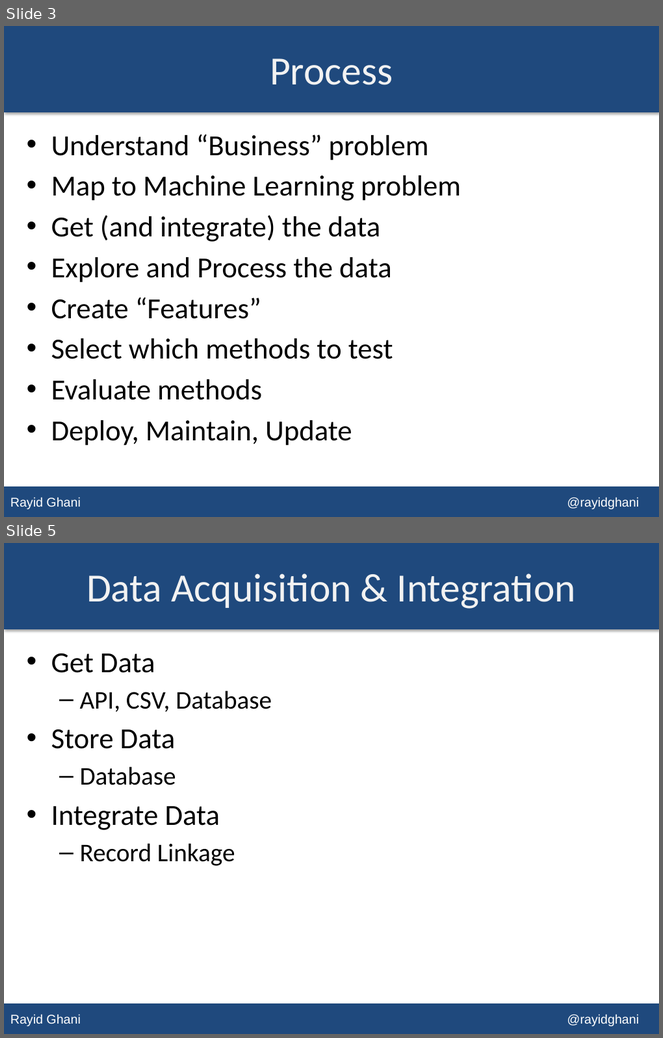
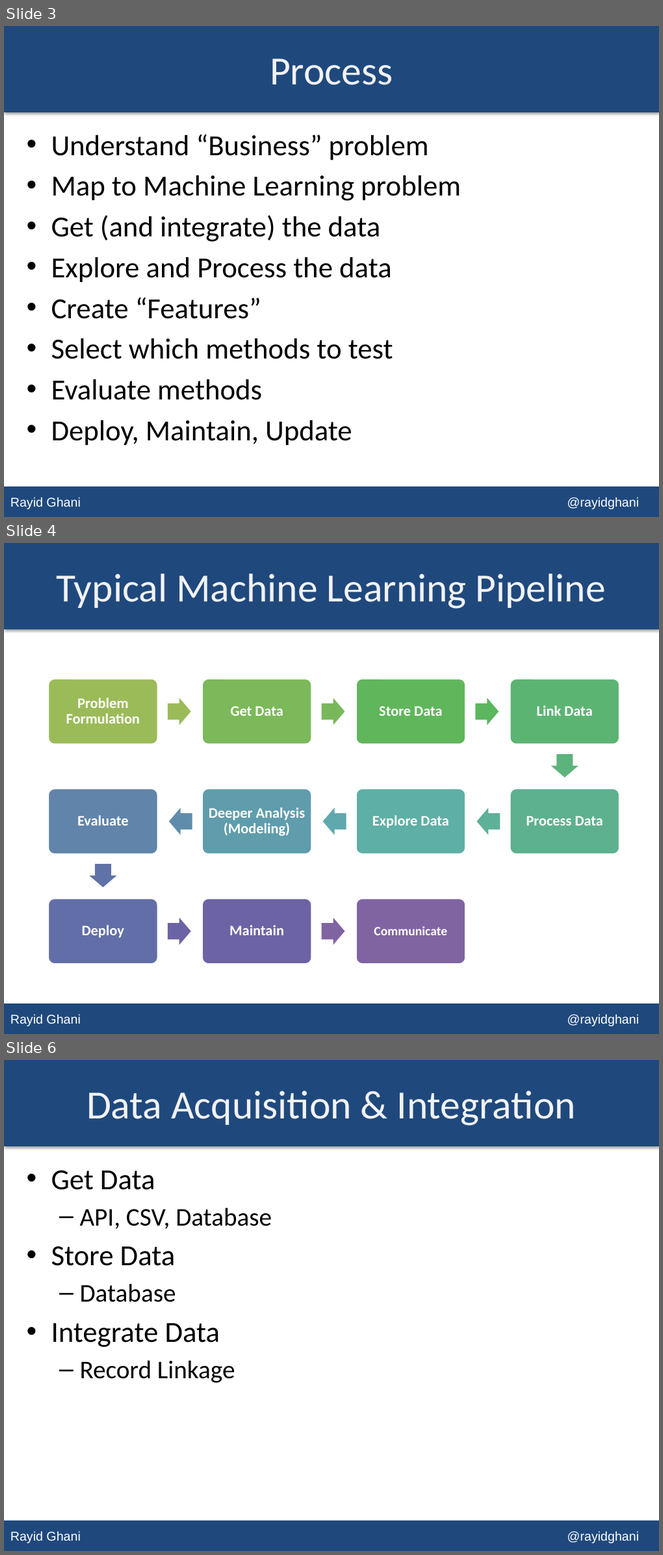
Before and after one commit to dssg/MLforPublicPolicy, a slide deck: Lectures/Lecture 03 - Machine Learning Process.pptx. Shown one above the other, each under a label of ours: slides 3 and 5 before the commit, slides 3, 4 and 6 after it; the slides between them are not shown. The pictures are 663x1038 and 663x1555 pixels, drawn with LibreOffice and Linux fonts; fonts in the diff are those of the drawing. Boxes give left, top, right and bottom in pixels: in the first picture for what was removed or moved away, otherwise in the second. Text is boxed around its words. In the diff, an @@ line names an element or a change of style, - is before the commit and + after.

```diff
--- a/Lectures/Lecture 03 - Machine Learning Process.pptx
+++ b/Lectures/Lecture 03 - Machine Learning Process.pptx
@@ slide 4 added at box(4, 543, 659, 1034), background #FFFFFF; not listed: 2 template elements that a slide beside it also shows @@
@@ title added at box(57, 574, 606, 609), 44 pt, text #F2F2F2 @@
+Typical Machine Learning Pipeline
@@ group added at box(48, 679, 620, 965): 11 rounded rectangles, 11 texts, 10 right arrows @@
+Problem Formulation
+Get Data
+Store Data
+Link Data
+Process Data
+Explore Data
+Deeper Analysis (Modeling)
+Evaluate
+Deploy
+Maintain
+Communicate
@@ what was slide 5 is now slide 6 @@
```
Also in this commit, not shown: 2 slides changed.
